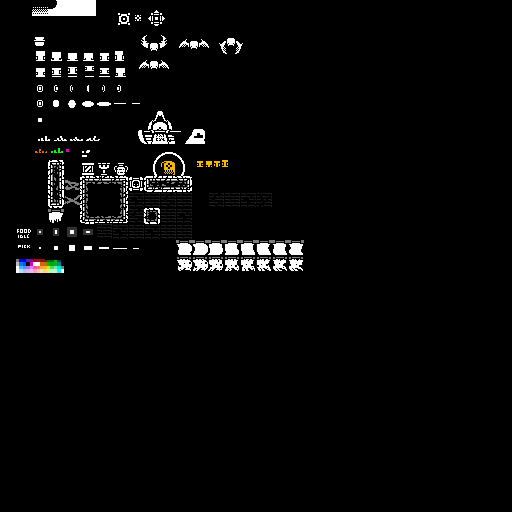
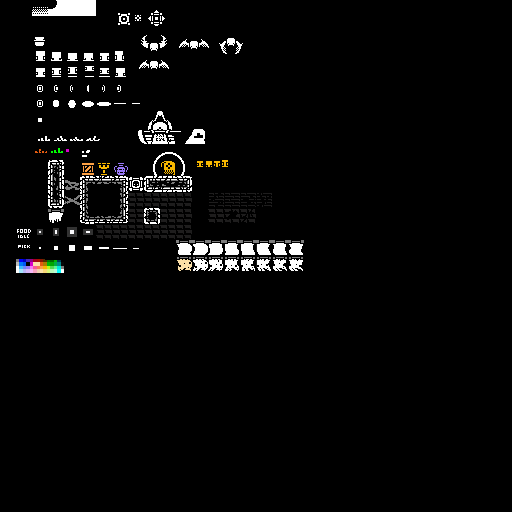
Layers edited between the first and the second w=512, h=512 image:
painted on "Layer 16" over 33, 163, 256, 271
